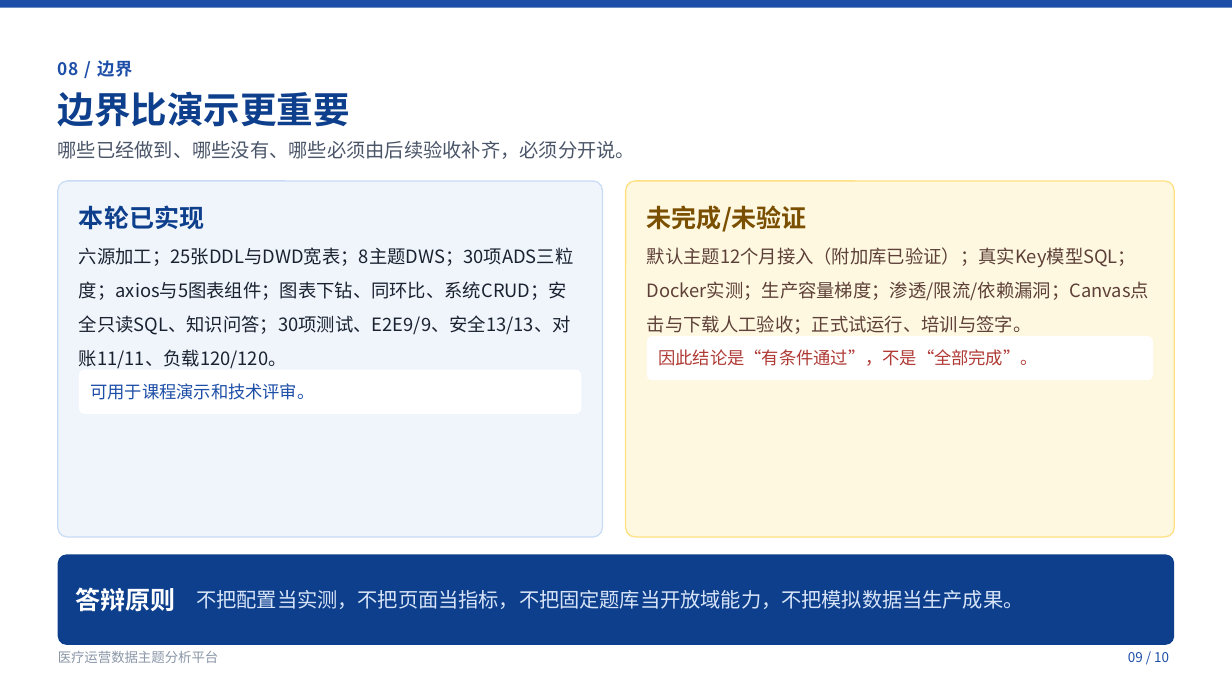
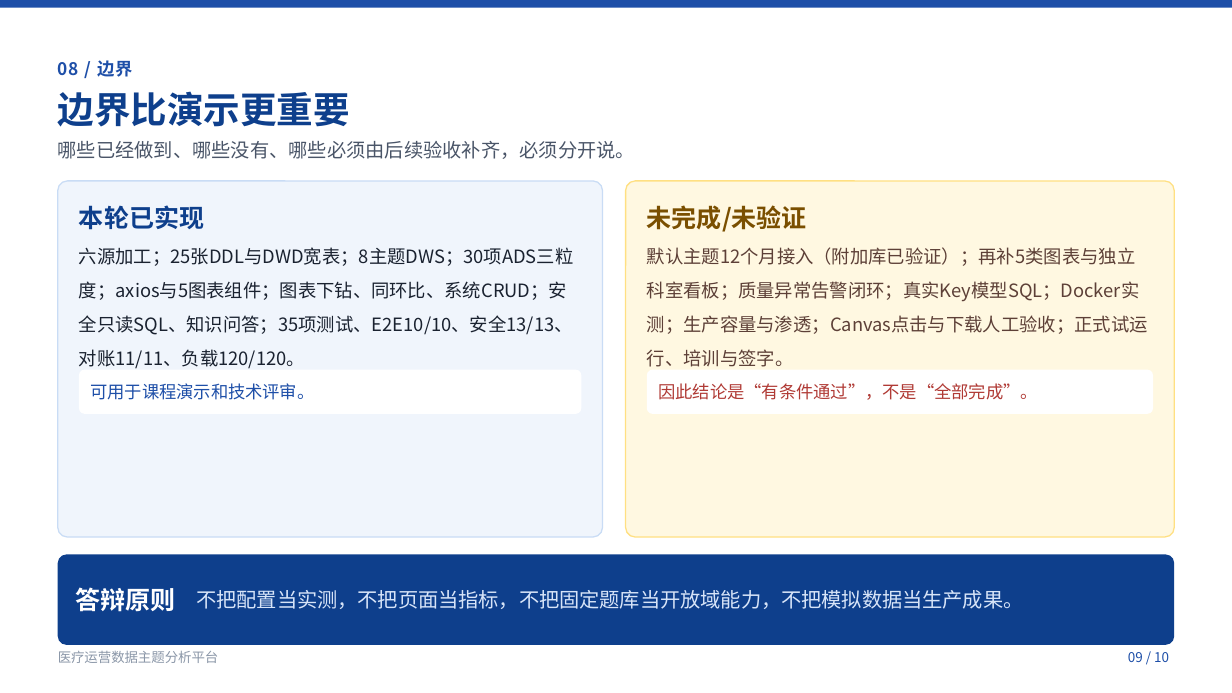
Before and after one commit to samouWu/medical-ops-analytics, a slide deck: slide 9 of docs/答辩材料/答辩材料.pptx. Drawn at 1232x693 pixels with LibreOffice and Linux fonts; fonts in the diff are those of the drawing. Boxes give left, top, right and bottom in pixels: in the first picture for what was removed or moved away, otherwise in the second. Text is boxed around its words. In the diff, an @@ line names an element or a change of style, - is before the commit and + after.

```diff
--- a/docs/答辩材料/答辩材料.pptx
+++ b/docs/答辩材料/答辩材料.pptx
@@ text at (79,247,573,369): text changed @@
-六源加工；25张DDL与DWD宽表；8主题DWS；30项ADS三粒度；axios与5图表组件；图表下钻、同环比、系统CRUD；安全只读SQL、知识问答；30项测试、E2E9/9、安全13/13、对账11/11、负载120/120。
+六源加工；25张DDL与DWD宽表；8主题DWS；30项ADS三粒度；axios与5图表组件；图表下钻、同环比、系统CRUD；安全只读SQL、知识问答；35项测试、E2E10/10、安全13/13、对账11/11、负载120/120。
@@ text at (647,247,1148,367): text changed @@
-默认主题12个月接入（附加库已验证）；真实Key模型SQL；Docker实测；生产容量梯度；渗透/限流/依赖漏洞；Canvas点击与下载人工验收；正式试运行、培训与签字。
+默认主题12个月接入（附加库已验证）；再补5类图表与独立科室看板；质量异常告警闭环；真实Key模型SQL；Docker实测；生产容量与渗透；Canvas点击与下载人工验收；正式试运行、培训与签字。
@@ rounded rectangle: place and size @@
-rounded rectangle at (647,336,1153,381)
+rounded rectangle at (647,370,1153,414)
@@ text "因此结论是“有条件通过”，不是“全部完成”。": place and size @@
-text "因此结论是“有条件通过”，不是“全部完成”。" at (658,349,1037,366)
+text "因此结论是“有条件通过”，不是“全部完成”。" at (658,383,1037,400)
```
Also in this commit, not shown: 1 other slide changed, 19 other files.
